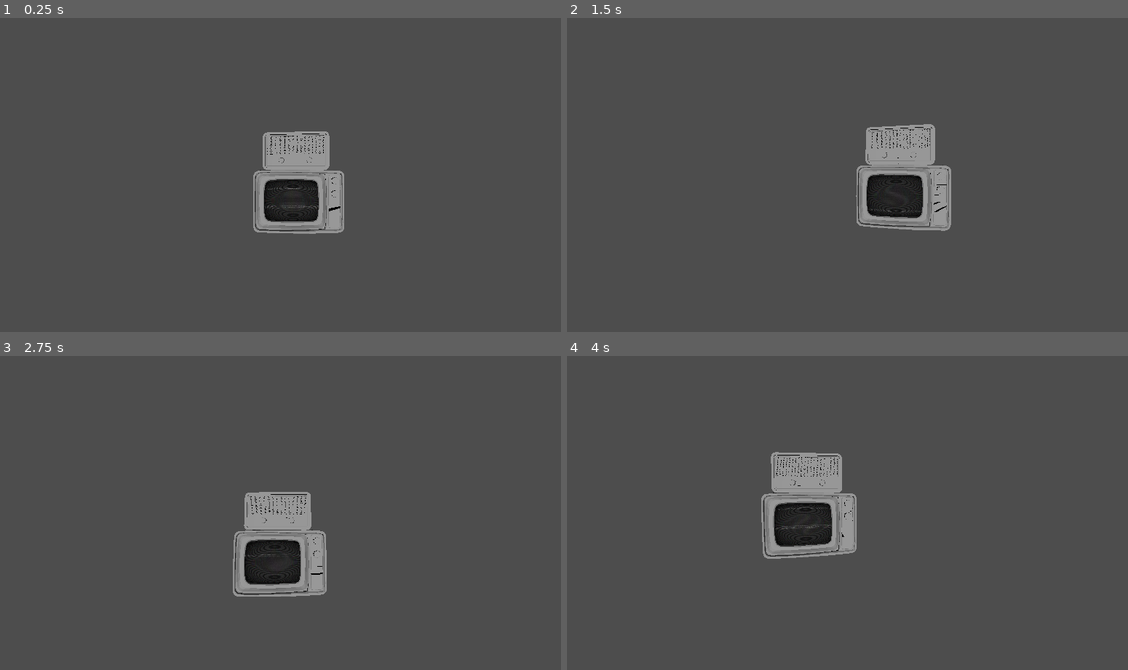
Above: before the commit, frames 1-4 (two rows, left to right).
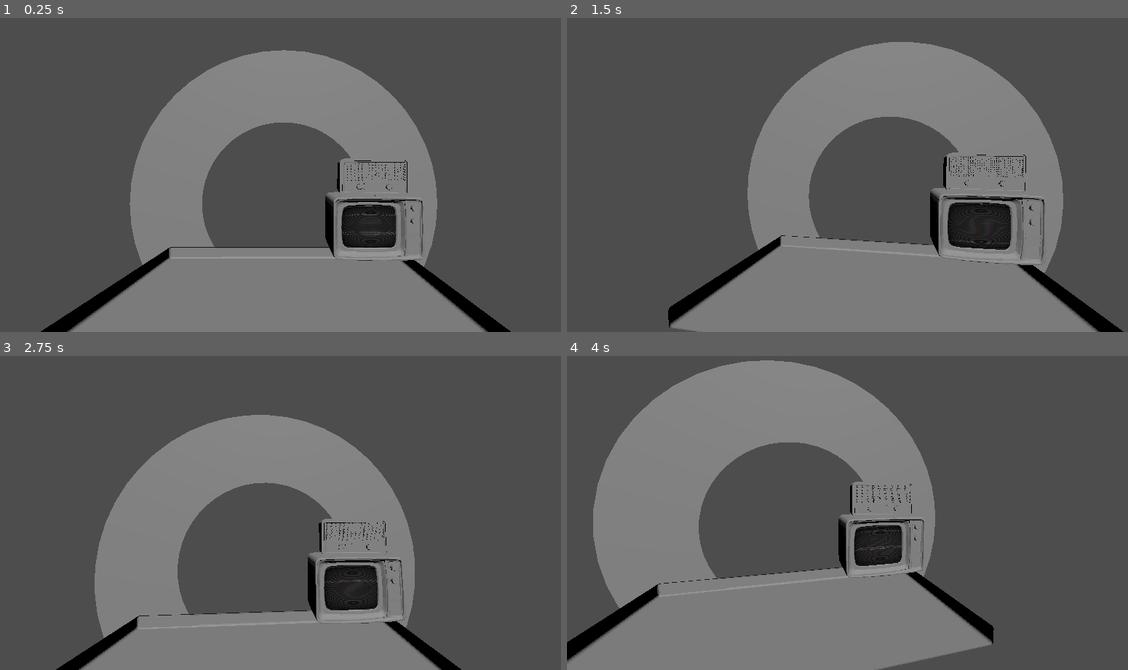
Above: after the commit, the same moments.

Repository: YAGOTAGO/UnderPressure
Game: Godot game, scene res://scenes/main.tscn
Same seed, same stepped clock (60 frames per second), same inputs: the game is played once before the commit and once after it. This scene is started directly instead of the project's main scene.
Inputs (mouse positions are in pixels of both pictures, inside the frame that each line leads up to):
- Up to frame 1 (0.25 s): no input
- Up to frame 2 (1.5 s): tap Enter at 0.5 s; move the mouse to (987, 153) at 0.52 s; click (987, 153) at 0.6 s; move the mouse to (740, 184) at 1.27 s; click (740, 184) at 1.35 s
- Up to frame 3 (2.75 s): tap Space at 2 s; move the mouse to (347, 434) at 2.02 s; click (347, 434) at 2.1 s
- Up to frame 4 (4 s): move the mouse to (830, 572) at 2.77 s; click (830, 572) at 2.85 s; move the mouse to (1032, 556) at 3.52 s; click (1032, 556) at 3.6 s

The runs differ from the first frame. In frame 1, 41% of the frame differs, in the area x 7-92%, y 10-100%; in frame 2, 44%; in frame 3, 35%; in frame 4, 49%, in the area x 0-77%, y 1-100%.

Commit message:
Update main.tscn

Diff:
--- a/scenes/main.tscn
+++ b/scenes/main.tscn
@@ -1,20 +1,31 @@
-[gd_scene load_steps=4 format=3 uid="uid://dlypsuxn3noka"]
+[gd_scene load_steps=6 format=3 uid="uid://dlypsuxn3noka"]
 
 [ext_resource type="Script" path="res://scripts/3D Scripts/camera_3d.gd" id="1_473u7"]
 [ext_resource type="PackedScene" uid="uid://mng8q3q44jxx" path="res://scenes/3D Components/TV3D.tscn" id="2_pv8vt"]
 [ext_resource type="ArrayMesh" uid="uid://bo838mjm4o54m" path="res://objects/radio.obj" id="3_3caqr"]
+[ext_resource type="ArrayMesh" uid="uid://b8mwutpc18fyp" path="res://objects/wall_ring.obj" id="4_ewsh0"]
+[ext_resource type="ArrayMesh" uid="uid://dqo384rriwq2w" path="res://objects/table.obj" id="5_5fieh"]
 
 [node name="Main" type="Node3D"]
 
+[node name="DirectionalLight3D" type="DirectionalLight3D" parent="."]
+transform = Transform3D(1, 0, 0, 0, 0.725134, 0.688608, 0, -0.688608, 0.725134, -2.08482, 8.13339, 4.40576)
+
 [node name="Camera3D" type="Camera3D" parent="."]
-transform = Transform3D(1, 0, 0, 0, 1, 0, 0, 0, 1, 0.416314, 3.02596, 7.32708)
+transform = Transform3D(1, 0, 0, 0, 1, 0, 0, 0, 1, 0.416314, 4.99408, 7.32708)
 script = ExtResource("1_473u7")
 
-[node name="DirectionalLight3D" type="DirectionalLight3D" parent="."]
-
 [node name="Tv3d" parent="." instance=ExtResource("2_pv8vt")]
-transform = Transform3D(1, 0, 0, 0, 1, 0, 0, 0, 1, 0, 0, -2.77434)
+transform = Transform3D(1, 0, 0, 0, 1, 0, 0, 0, 1, 2.74867, 1.03785, -2.77434)
 
 [node name="Radio" type="MeshInstance3D" parent="."]
-transform = Transform3D(1, 0, 0, 0, 1, 0, 0, 0, 1, -4.06275, 0.995912, -3.42552)
+transform = Transform3D(1, 0, 0, 0, 1, 0, 0, 0, 1, -1.31408, 2.03377, -3.42552)
 mesh = ExtResource("3_3caqr")
+
+[node name="WallRing" type="MeshInstance3D" parent="."]
+transform = Transform3D(1, 0, 0, 0, 1, 0, 0, 0, 1, -0.0260868, 2.90524, -5.26834)
+mesh = ExtResource("4_ewsh0")
+
+[node name="Table" type="MeshInstance3D" parent="."]
+transform = Transform3D(1, 0, 0, 0, 1, 0, 0, 0, 1, -0.0180212, 0.577285, -5.87083)
+mesh = ExtResource("5_5fieh")
